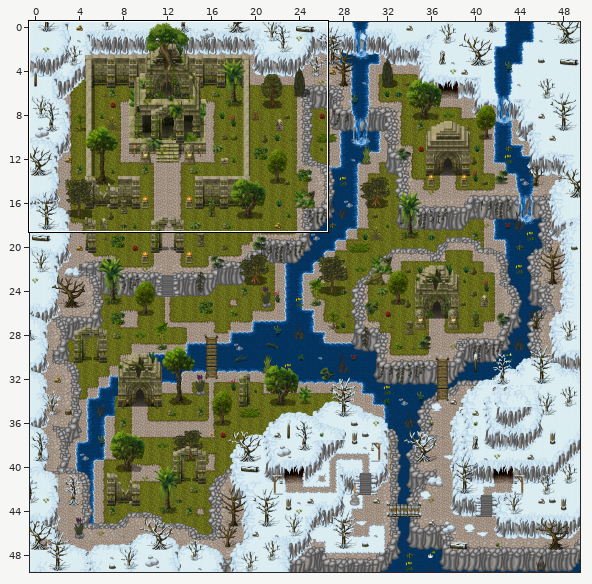
Tiled map -- res/map/highland/highland.tmx. Above: a wide view before the commit, with the close-up outlined.
Close-up. Before:
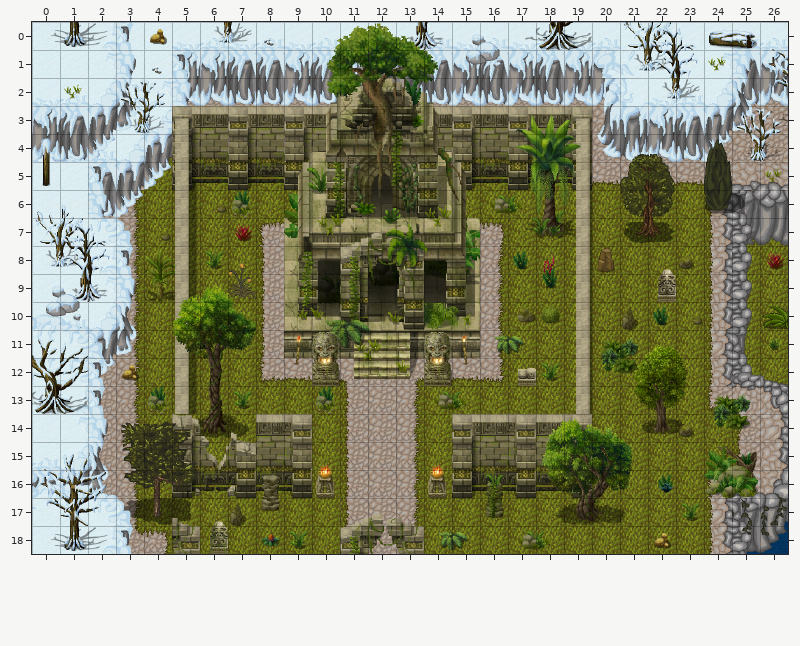
Cells are 50x50 px. Shown: x 0..26, y 0..18. The commit also changed other parts of the map, which this record leaves out.
After the commit:
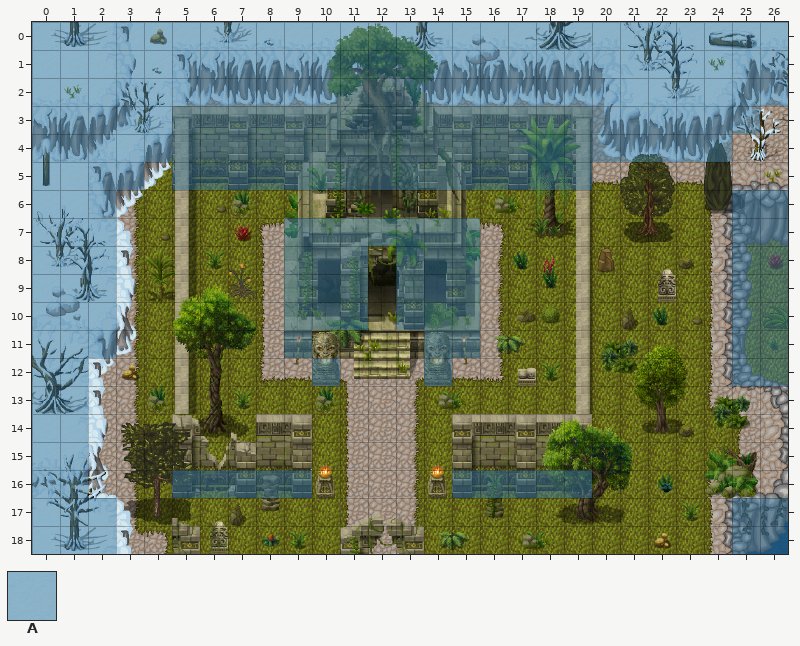
Key: from "tileset_map_highland": A 0.
_ is an empty cell, . an unchanged one.
Tiles of an added or newly shown layer are drawn over the layers below it.
See-through tiles are keyed as they look on the map.
From old to new:
--- layer "collidable" (now shown)
@@ x 0..26 @@
- 0 ___________________________
- 1 ___________________________
- 2 ___________________________
- 3 __________________________.
- 4 _________________________..
- 5 ____._______________.......
- 6 ___......................__
- 7 ___......_______.........__
- 8 ___......___.___.........__
- 9 ___......___.___.........__
-10 ___......___.___.........__
-11 ___......_....__.........__
-12 __........_..._..........__
-13 __.........................
-14 __.........................
-15 __.........................
-16 __..._____....._____.......
-17 ___......................__
-18 ___......................__
+ 0 AAAAAAAAAAAAAAAAAAAAAAAAAAA
+ 1 AAAAAAAAAAAAAAAAAAAAAAAAAAA
+ 2 AAAAAAAAAAAAAAAAAAAAAAAAAAA
+ 3 AAAAAAAAAAAAAAAAAAAAAAAAAA.
+ 4 AAAAAAAAAAAAAAAAAAAAAAAAA..
+ 5 AAAA.AAAAAAAAAAAAAAA.......
+ 6 AAA......................AA
+ 7 AAA......AAAAAAA.........AA
+ 8 AAA......AAA.AAA.........AA
+ 9 AAA......AAA.AAA.........AA
+10 AAA......AAA.AAA.........AA
+11 AAA......A....AA.........AA
+12 AA........A...A..........AA
+13 AA.........................
+14 AA.........................
+15 AA.........................
+16 AA...AAAAA.....AAAAA.......
+17 AAA......................AA
+18 AAA......................AA
